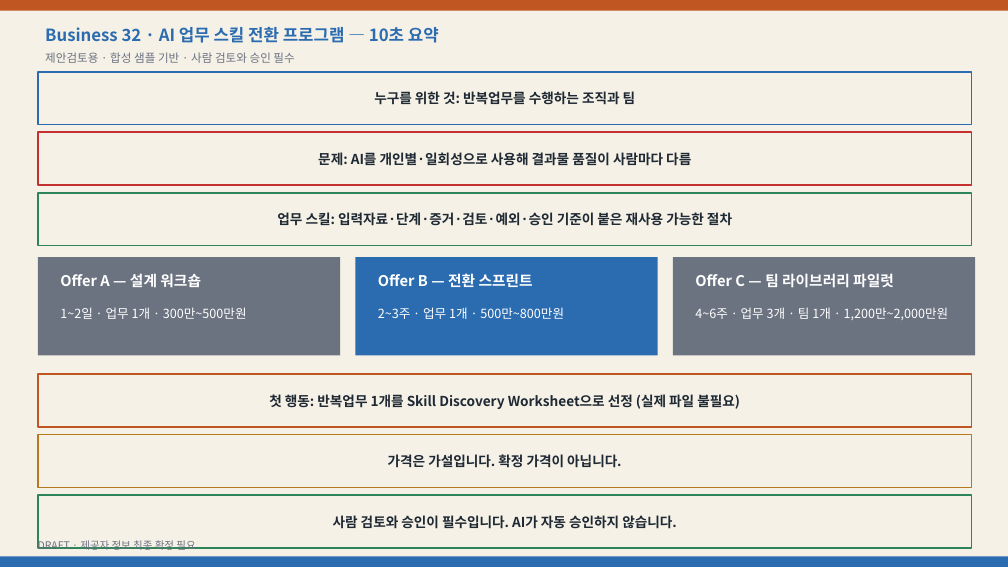
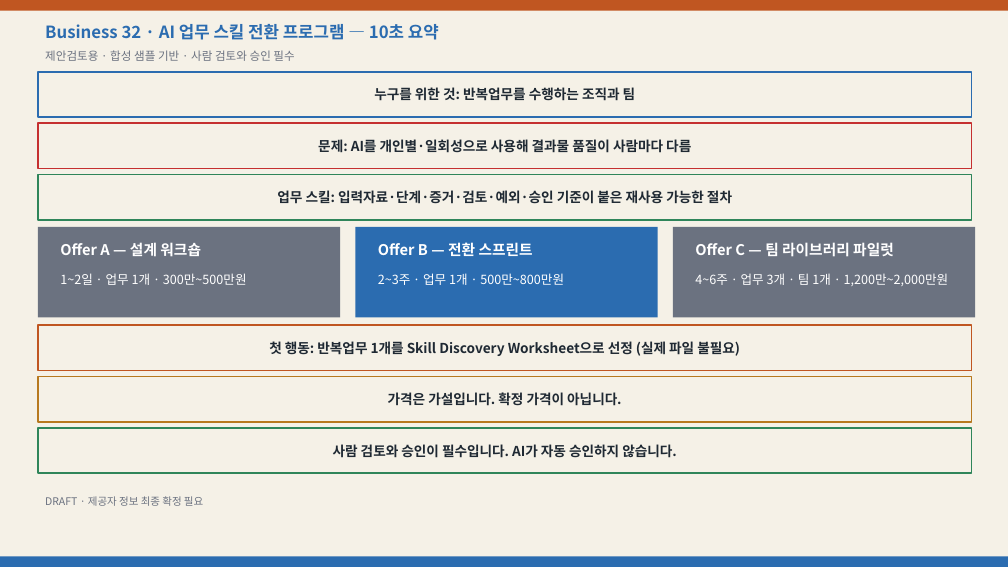
Before and after one commit to skerishKang/ai-revenue-lab, a slide deck: slide 1 of docs/commercial/business-32-ai-skill-studio/customer-package/Business32_OnePage_Offer_Source.pptx. Drawn at 1008x567 pixels with LibreOffice and Linux fonts; fonts in the diff are those of the drawing. Boxes give left, top, right and bottom in pixels: in the first picture for what was removed or moved away, otherwise in the second. Text is boxed around its words. In the diff, an @@ line names an element or a change of style, - is before the commit and + after.

```diff
--- a/docs/commercial/business-32-ai-skill-studio/customer-package/Business32_OnePage_Offer_Source.pptx
+++ b/docs/commercial/business-32-ai-skill-studio/customer-package/Business32_OnePage_Offer_Source.pptx
@@ rectangle "누구를 위한 것: 반복업무를 수행하는 ...": place and size @@
-rectangle "누구를 위한 것: 반복업무를 수행하는 ..." at box(38, 72, 972, 125)
+rectangle "누구를 위한 것: 반복업무를 수행하는 ..." at box(38, 72, 972, 117)
@@ rectangle "문제: AI를 개인별·일회성으로 사용해 결과물 ...": place and size @@
-rectangle "문제: AI를 개인별·일회성으로 사용해 결과물 ..." at box(38, 132, 972, 185)
+rectangle "문제: AI를 개인별·일회성으로 사용해 결과물 ..." at box(38, 123, 972, 169)
@@ rectangle "업무 스킬: 입력자료·단계·증거·검토·예외·승인 기준이 붙은 ...": place and size @@
-rectangle "업무 스킬: 입력자료·단계·증거·검토·예외·승인 기준이 붙은 ..." at box(38, 193, 972, 246)
+rectangle "업무 스킬: 입력자료·단계·증거·검토·예외·승인 기준이 붙은 ..." at box(38, 175, 972, 220)
@@ rectangle: place and size @@
-rectangle at box(38, 257, 340, 355)
+rectangle at box(38, 227, 340, 318)
@@ rectangle: place and size @@
-rectangle at box(355, 257, 658, 355)
+rectangle at box(355, 227, 658, 318)
@@ rectangle: place and size @@
-rectangle at box(673, 257, 975, 355)
+rectangle at box(673, 227, 975, 318)
@@ 3 texts: place and size @@
-3 texts at box(60, 273, 894, 288)
+3 texts at box(60, 242, 894, 257)
@@ text "1~2일 · 업무 1개 · ...": place and size @@
-text "1~2일 · 업무 1개 · ..." at box(60, 307, 247, 319)
+text "1~2일 · 업무 1개 · ..." at box(60, 273, 247, 285)
@@ text "2~3주 · 업무 1개 · ...": place and size @@
-text "2~3주 · 업무 1개 · ..." at box(378, 307, 564, 319)
+text "2~3주 · 업무 1개 · ..." at box(378, 273, 564, 285)
@@ text "4~6주 · 업무 3개 · ...": place and size @@
-text "4~6주 · 업무 3개 · ..." at box(695, 307, 949, 320)
+text "4~6주 · 업무 3개 · ..." at box(695, 273, 949, 286)
@@ rectangle "첫 행동: 반복업무 1개를 Skill ...": place and size @@
-rectangle "첫 행동: 반복업무 1개를 Skill ..." at box(38, 374, 972, 427)
+rectangle "첫 행동: 반복업무 1개를 Skill ..." at box(38, 325, 972, 371)
@@ rectangle "가격은 가설입니다. 확정 가격이 아닙니다.": place and size @@
-rectangle "가격은 가설입니다. 확정 가격이 아닙니다." at box(38, 435, 972, 488)
+rectangle "가격은 가설입니다. 확정 가격이 아닙니다." at box(38, 377, 972, 422)
@@ rectangle "사람 검토와 승인이 필수입니다. AI가 ...": place and size @@
-rectangle "사람 검토와 승인이 필수입니다. AI가 ..." at box(38, 495, 972, 548)
+rectangle "사람 검토와 승인이 필수입니다. AI가 ..." at box(38, 428, 972, 473)
@@ text "DRAFT · 제공자 정보 최종 ...": place and size @@
-text "DRAFT · 제공자 정보 최종 ..." at box(38, 538, 195, 550)
+text "DRAFT · 제공자 정보 최종 ..." at box(45, 496, 203, 506)
```
Also in this commit, not shown: 28 other files.
